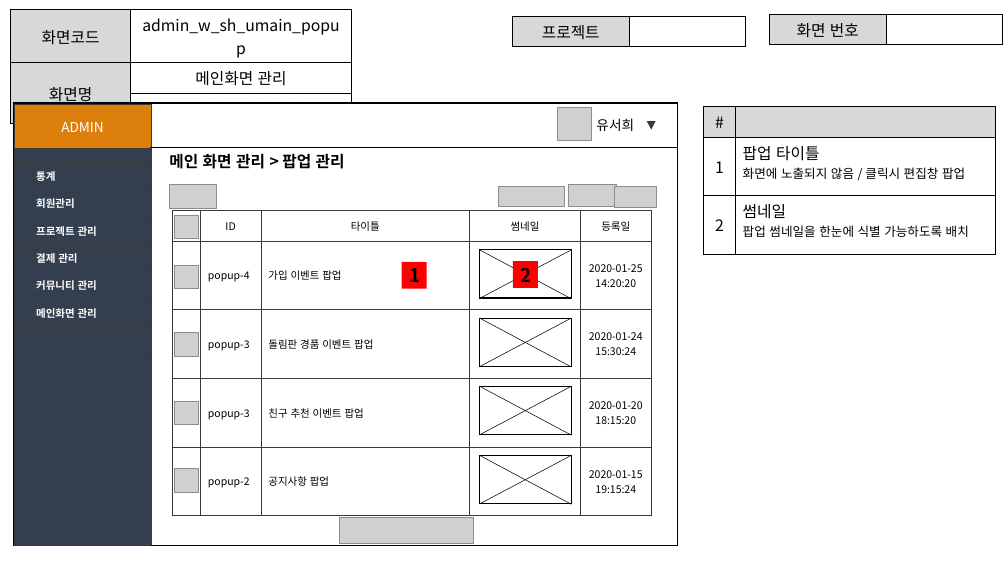
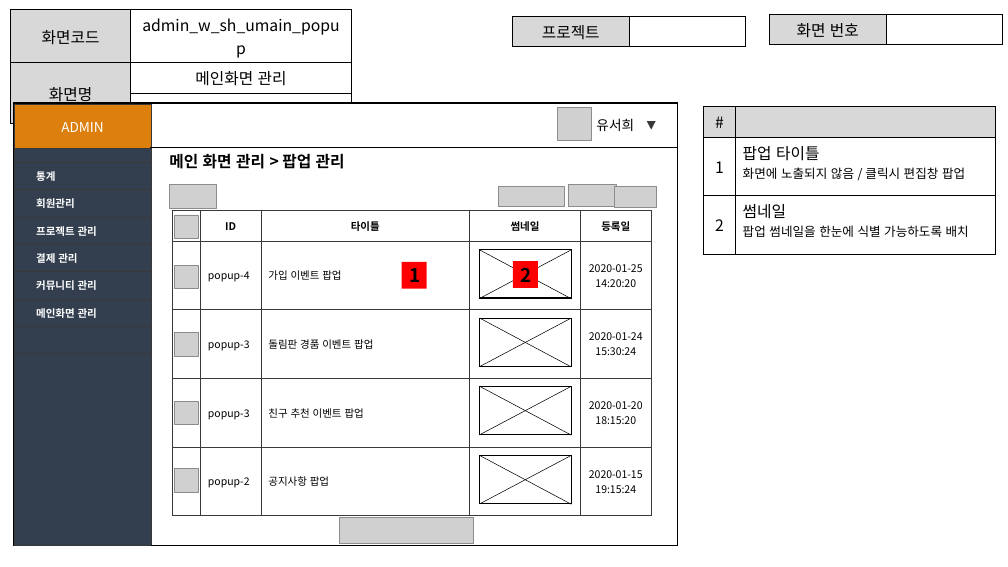
Before and after one commit to ezenteam2/EzenCrowdFunding, a slide deck: slide 41 of project03 - 발표1.pptx (slide 39 before the commit). Drawn at 1008x567 pixels with LibreOffice and Linux fonts; fonts in the diff are those of the drawing; grey boxes stand for pictures. Boxes give left, top, right and bottom in pixels: in the first picture for what was removed or moved away, otherwise in the second. Text is boxed around its words. In the diff, an @@ line names an element or a change of style, - is before the commit and + after.

```diff
--- a/project03 - 발표1.pptx
+++ b/project03 - 발표1.pptx
@@ table at (172,211,651,516) @@
@@ bold on in "ID", "타이틀", "썸네일", "등록일" @@
```
Also in this commit, not shown: 12 other slides changed, 2 slides added, 1 other file.
